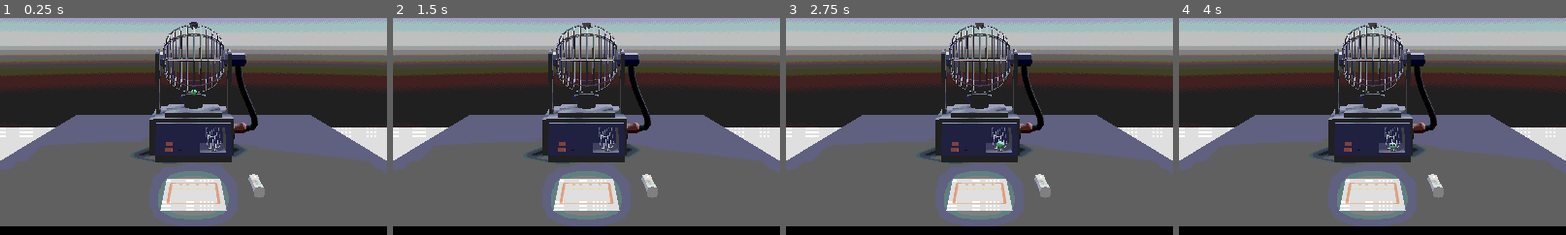
Above: before the commit, frames 1-4 (left to right).
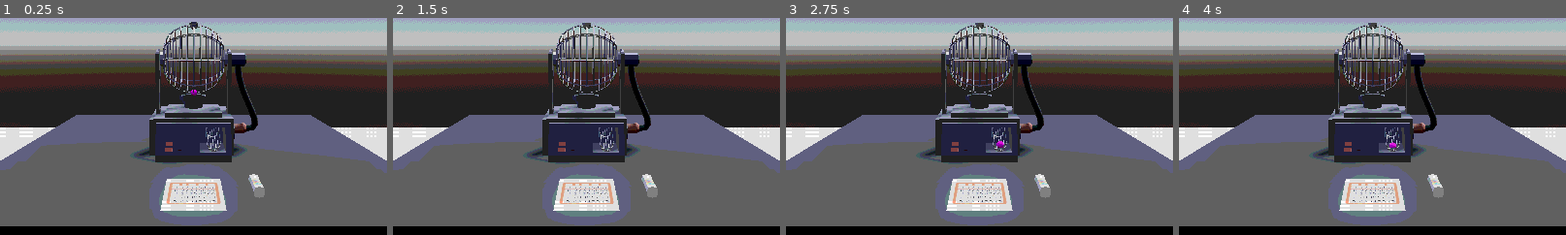
Above: after the commit, the same moments.

Repository: noahpete/bingo
Game: Godot game, scene res://scenes/main/main.tscn
Same seed, same stepped clock (60 frames per second), same inputs: the game is played once before the commit and once after it.
Inputs (mouse positions are % of the whole screen's width and height, from its top left):
- Up to frame 1 (0.25 s): no input
- Up to frame 2 (1.5 s): tap Enter at 0.5 s; move the mouse to (72, 45) at 0.52 s; click (72, 45) at 0.67 s; tap Space at 1.25 s; move the mouse to (30, 55) at 1.27 s; click (30, 55) at 1.42 s
- Up to frame 3 (2.75 s): tap Enter at 2 s; move the mouse to (60, 28) at 2.02 s; click (60, 28) at 2.17 s
- Up to frame 4 (4 s): move the mouse to (45, 70) at 2.77 s; click (45, 70) at 2.92 s; tap Space at 3.5 s; move the mouse to (80, 65) at 3.52 s; click (80, 65) at 3.67 s
The pictures show only the part of the screen within x 25-75%, y 36-86%; the shares and areas given below are measured in that part.

The runs differ from the first frame. In frame 1, 1.5% of the frame differs, in the area x 39-61%, y 33-97%; in frame 2, 1.4%; in frame 3, 1.5%, in the area x 39-61%, y 56-97%; in frame 4, 1.5%.

Commit message:
Random board generation

Diff:
--- a/scenes/board/board.gd
+++ b/scenes/board/board.gd
@@ -1,2 +1,31 @@
 extends Node3D
 class_name Board
+
+const SINGLE_DIGIT_CENTER_OFFSET = 4
+
+@onready var b_node: Control = $SubViewport/CanvasLayer/B
+@onready var i_node: Control = $SubViewport/CanvasLayer/I
+@onready var n_node: Control = $SubViewport/CanvasLayer/N
+@onready var g_node: Control = $SubViewport/CanvasLayer/G
+@onready var o_node: Control = $SubViewport/CanvasLayer/O
+
+
+func _ready() -> void:
+	_generate_random_board()
+
+
+func _generate_random_board() -> void:
+	_generate_board_column(b_node, 1, 15)
+	_generate_board_column(i_node, 16, 30)
+	_generate_board_column(n_node, 31, 45)
+	_generate_board_column(g_node, 46, 60)
+	_generate_board_column(o_node, 61, 75)
+
+func _generate_board_column(node: Control, lo: int, hi: int) -> void:
+	var values := range(lo, hi + 1)
+	for label in node.get_children():
+		var value = values.pick_random()
+		values.remove_at(values.find(value))
+		label.text = str(value)
+		if value < 10:
+			label.position.x += SINGLE_DIGIT_CENTER_OFFSET
--- a/scenes/board/board.tscn
+++ b/scenes/board/board.tscn
@@ -32,6 +32,7 @@
 
 [node name="SubViewport" type="SubViewport" parent="."]
 size = Vector2i(100, 128)
+render_target_update_mode = 4
 
 [node name="CanvasLayer" type="CanvasLayer" parent="SubViewport"]
 
@@ -47,3 +48,287 @@
 offset_bottom = 119.0
 texture = ExtResource("2_hotfd")
 expand_mode = 1
+
+[node name="B" type="Control" parent="SubViewport/CanvasLayer"]
+layout_mode = 3
+anchors_preset = 0
+offset_right = 40.0
+offset_bottom = 40.0
+
+[node name="B0" type="RichTextLabel" parent="SubViewport/CanvasLayer/B"]
+offset_left = 13.0
+offset_top = 31.0
+offset_right = 28.0
+offset_bottom = 48.0
+theme_override_colors/default_color = Color(0, 0, 0, 1)
+theme_override_font_sizes/normal_font_size = 12
+text = "15"
+fit_content = true
+
+[node name="B1" type="RichTextLabel" parent="SubViewport/CanvasLayer/B"]
+offset_left = 13.0
+offset_top = 45.0
+offset_right = 28.0
+offset_bottom = 62.0
+theme_override_colors/default_color = Color(0, 0, 0, 1)
+theme_override_font_sizes/normal_font_size = 12
+text = "15"
+fit_content = true
+
+[node name="B2" type="RichTextLabel" parent="SubViewport/CanvasLayer/B"]
+offset_left = 13.0
+offset_top = 58.0
+offset_right = 28.0
+offset_bottom = 75.0
+theme_override_colors/default_color = Color(0, 0, 0, 1)
+theme_override_font_sizes/normal_font_size = 12
+text = "15"
+fit_content = true
+
+[node name="B3" type="RichTextLabel" parent="SubViewport/CanvasLayer/B"]
+offset_left = 13.0
+offset_top = 72.0
+offset_right = 28.0
+offset_bottom = 89.0
+theme_override_colors/default_color = Color(0, 0, 0, 1)
+theme_override_font_sizes/normal_font_size = 12
+text = "15"
+fit_content = true
+
+[node name="B4" type="RichTextLabel" parent="SubViewport/CanvasLayer/B"]
+offset_left = 13.0
+offset_top = 86.0
+offset_right = 28.0
+offset_bottom = 103.0
+theme_override_colors/default_color = Color(0, 0, 0, 1)
+theme_override_font_sizes/normal_font_size = 12
+text = "15"
+fit_content = true
+
+[node name="I" type="Control" parent="SubViewport/CanvasLayer"]
+layout_mode = 3
+anchors_preset = 0
+offset_left = 15.0
+offset_right = 55.0
+offset_bottom = 40.0
+
+[node name="I0" type="RichTextLabel" parent="SubViewport/CanvasLayer/I"]
+offset_left = 13.0
+offset_top = 31.0
+offset_right = 28.0
+offset_bottom = 48.0
+theme_override_colors/default_color = Color(0, 0, 0, 1)
+theme_override_font_sizes/normal_font_size = 12
+text = "15"
+fit_content = true
+
+[node name="I1" type="RichTextLabel" parent="SubViewport/CanvasLayer/I"]
+offset_left = 13.0
+offset_top = 45.0
+offset_right = 28.0
+offset_bottom = 62.0
+theme_override_colors/default_color = Color(0, 0, 0, 1)
+theme_override_font_sizes/normal_font_size = 12
+text = "15"
+fit_content = true
+
+[node name="I2" type="RichTextLabel" parent="SubViewport/CanvasLayer/I"]
+offset_left = 13.0
+offset_top = 58.0
+offset_right = 28.0
+offset_bottom = 75.0
+theme_override_colors/default_color = Color(0, 0, 0, 1)
+theme_override_font_sizes/normal_font_size = 12
+text = "15"
+fit_content = true
+
+[node name="I3" type="RichTextLabel" parent="SubViewport/CanvasLayer/I"]
+offset_left = 13.0
+offset_top = 72.0
+offset_right = 28.0
+offset_bottom = 89.0
+theme_override_colors/default_color = Color(0, 0, 0, 1)
+theme_override_font_sizes/normal_font_size = 12
+text = "15"
+fit_content = true
+
+[node name="I4" type="RichTextLabel" parent="SubViewport/CanvasLayer/I"]
+offset_left = 13.0
+offset_top = 86.0
+offset_right = 28.0
+offset_bottom = 103.0
+theme_override_colors/default_color = Color(0, 0, 0, 1)
+theme_override_font_sizes/normal_font_size = 12
+text = "15"
+fit_content = true
+
+[node name="N" type="Control" parent="SubViewport/CanvasLayer"]
+layout_mode = 3
+anchors_preset = 0
+offset_left = 30.0
+offset_right = 70.0
+offset_bottom = 40.0
+
+[node name="N0" type="RichTextLabel" parent="SubViewport/CanvasLayer/N"]
+offset_left = 13.0
+offset_top = 31.0
+offset_right = 28.0
+offset_bottom = 48.0
+theme_override_colors/default_color = Color(0, 0, 0, 1)
+theme_override_font_sizes/normal_font_size = 12
+text = "15"
+fit_content = true
+
+[node name="N1" type="RichTextLabel" parent="SubViewport/CanvasLayer/N"]
+offset_left = 13.0
+offset_top = 45.0
+offset_right = 28.0
+offset_bottom = 62.0
+theme_override_colors/default_color = Color(0, 0, 0, 1)
+theme_override_font_sizes/normal_font_size = 12
+text = "15"
+fit_content = true
+
+[node name="N2" type="RichTextLabel" parent="SubViewport/CanvasLayer/N"]
+offset_left = 13.0
+offset_top = 58.0
+offset_right = 28.0
+offset_bottom = 75.0
+theme_override_colors/default_color = Color(0, 0, 0, 1)
+theme_override_font_sizes/normal_font_size = 12
+text = "15"
+fit_content = true
+
+[node name="N3" type="RichTextLabel" parent="SubViewport/CanvasLayer/N"]
+offset_left = 13.0
+offset_top = 72.0
+offset_right = 28.0
+offset_bottom = 89.0
+theme_override_colors/default_color = Color(0, 0, 0, 1)
+theme_override_font_sizes/normal_font_size = 12
+text = "15"
+fit_content = true
+
+[node name="N4" type="RichTextLabel" parent="SubViewport/CanvasLayer/N"]
+offset_left = 13.0
+offset_top = 86.0
+offset_right = 28.0
+offset_bottom = 103.0
+theme_override_colors/default_color = Color(0, 0, 0, 1)
+theme_override_font_sizes/normal_font_size = 12
+text = "15"
+fit_content = true
+
+[node name="G" type="Control" parent="SubViewport/CanvasLayer"]
+layout_mode = 3
+anchors_preset = 0
+offset_left = 45.0
+offset_right = 85.0
+offset_bottom = 40.0
+
+[node name="G0" type="RichTextLabel" parent="SubViewport/CanvasLayer/G"]
+offset_left = 13.0
+offset_top = 31.0
+offset_right = 28.0
+offset_bottom = 48.0
+theme_override_colors/default_color = Color(0, 0, 0, 1)
+theme_override_font_sizes/normal_font_size = 12
+text = "15"
+fit_content = true
+
+[node name="G1" type="RichTextLabel" parent="SubViewport/CanvasLayer/G"]
+offset_left = 13.0
+offset_top = 45.0
+offset_right = 28.0
+offset_bottom = 62.0
+theme_override_colors/default_color = Color(0, 0, 0, 1)
+theme_override_font_sizes/normal_font_size = 12
+text = "15"
+fit_content = true
+
+[node name="G2" type="RichTextLabel" parent="SubViewport/CanvasLayer/G"]
+offset_left = 13.0
+offset_top = 58.0
+offset_right = 28.0
+offset_bottom = 75.0
+theme_override_colors/default_color = Color(0, 0, 0, 1)
+theme_override_font_sizes/normal_font_size = 12
+text = "15"
+fit_content = true
+
+[node name="G3" type="RichTextLabel" parent="SubViewport/CanvasLayer/G"]
+offset_left = 13.0
+offset_top = 72.0
+offset_right = 28.0
+offset_bottom = 89.0
+theme_override_colors/default_color = Color(0, 0, 0, 1)
+theme_override_font_sizes/normal_font_size = 12
+text = "15"
+fit_content = true
+
+[node name="G4" type="RichTextLabel" parent="SubViewport/CanvasLayer/G"]
+offset_left = 13.0
+offset_top = 86.0
+offset_right = 28.0
+offset_bottom = 103.0
+theme_override_colors/default_color = Color(0, 0, 0, 1)
+theme_override_font_sizes/normal_font_size = 12
+text = "15"
+fit_content = true
+
+[node name="O" type="Control" parent="SubViewport/CanvasLayer"]
+layout_mode = 3
+anchors_preset = 0
+offset_left = 60.0
+offset_right = 100.0
+offset_bottom = 40.0
+
+[node name="O0" type="RichTextLabel" parent="SubViewport/CanvasLayer/O"]
+offset_left = 13.0
+offset_top = 31.0
+offset_right = 28.0
+offset_bottom = 48.0
+theme_override_colors/default_color = Color(0, 0, 0, 1)
+theme_override_font_sizes/normal_font_size = 12
+text = "15"
+fit_content = true
+
+[node name="O1" type="RichTextLabel" parent="SubViewport/CanvasLayer/O"]
+offset_left = 13.0
+offset_top = 45.0
+offset_right = 28.0
+offset_bottom = 62.0
+theme_override_colors/default_color = Color(0, 0, 0, 1)
+theme_override_font_sizes/normal_font_size = 12
+text = "15"
+fit_content = true
+
+[node name="O2" type="RichTextLabel" parent="SubViewport/CanvasLayer/O"]
+offset_left = 13.0
+offset_top = 58.0
+offset_right = 28.0
+offset_bottom = 75.0
+theme_override_colors/default_color = Color(0, 0, 0, 1)
+theme_override_font_sizes/normal_font_size = 12
+text = "15"
+fit_content = true
+
+[node name="O3" type="RichTextLabel" parent="SubViewport/CanvasLayer/O"]
+offset_left = 13.0
+offset_top = 72.0
+offset_right = 28.0
+offset_bottom = 89.0
+theme_override_colors/default_color = Color(0, 0, 0, 1)
+theme_override_font_sizes/normal_font_size = 12
+text = "15"
+fit_content = true
+
+[node name="O4" type="RichTextLabel" parent="SubViewport/CanvasLayer/O"]
+offset_left = 13.0
+offset_top = 86.0
+offset_right = 28.0
+offset_bottom = 103.0
+theme_override_colors/default_color = Color(0, 0, 0, 1)
+theme_override_font_sizes/normal_font_size = 12
+text = "15"
+fit_content = true
--- a/scenes/main/main.tscn
+++ b/scenes/main/main.tscn
@@ -121,6 +121,21 @@
 "idle_to_marking": SubResource("Animation_anqvq")
 }
 
+[sub_resource type="ViewportTexture" id="ViewportTexture_u2gdu"]
+viewport_path = NodePath("SubViewport")
+
+[sub_resource type="StandardMaterial3D" id="StandardMaterial3D_ekwxq"]
+resource_local_to_scene = true
+albedo_texture = SubResource("ViewportTexture_u2gdu")
+
+[sub_resource type="SphereMesh" id="SphereMesh_pik28"]
+resource_local_to_scene = true
+material = SubResource("StandardMaterial3D_ekwxq")
+radius = 0.1
+height = 0.2
+radial_segments = 8
+rings = 4
+
 [node name="Main" type="Node"]
 script = ExtResource("1_8170c")
 
@@ -168,6 +183,9 @@
 [node name="BingoMachine" parent="Entities" instance=ExtResource("3_t17rl")]
 transform = Transform3D(-4.37114e-09, 0, -0.1, 0, 0.1, 0, 0.1, 0, -4.37114e-09, 0, 0.498174, 0)
 
+[node name="BingoBall" parent="Entities/BingoMachine" index="3"]
+mesh = SubResource("SphereMesh_pik28")
+
 [node name="Board" parent="Entities" instance=ExtResource("11_8rea3")]
 transform = Transform3D(1, 0, 0, 0, 1, 0, 0, 0, 1, 0, 0.500177, 0.35977)
 
Not shown: 1 places in scenes/main/main.tscn that only renumber resources
